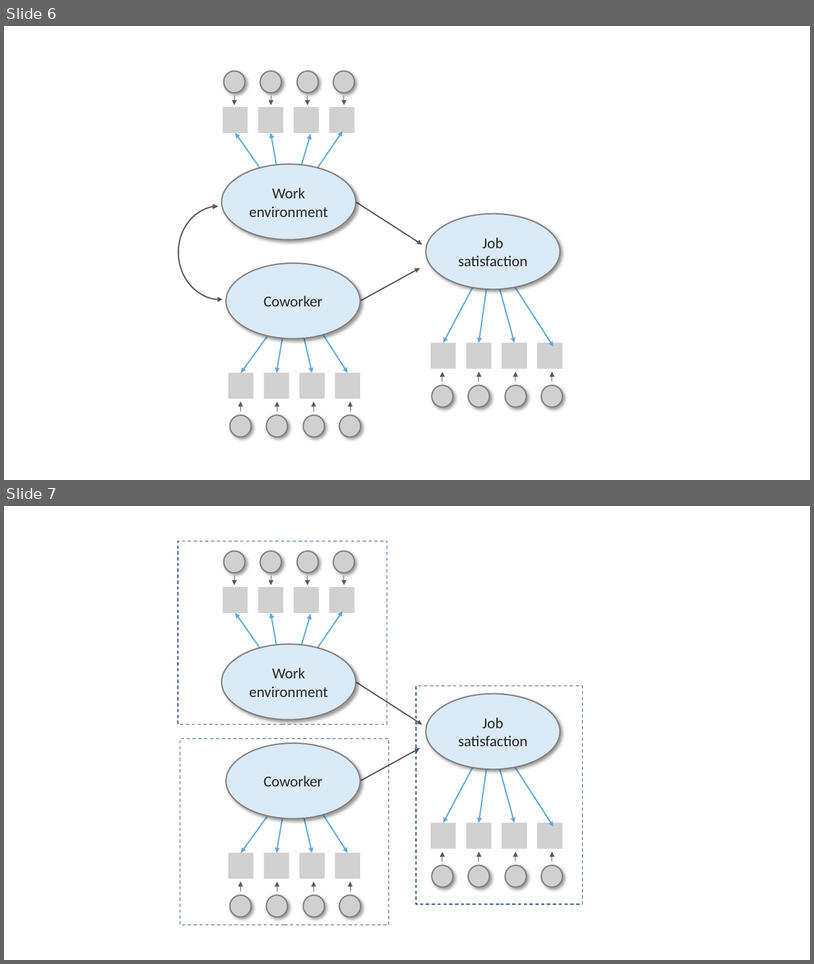
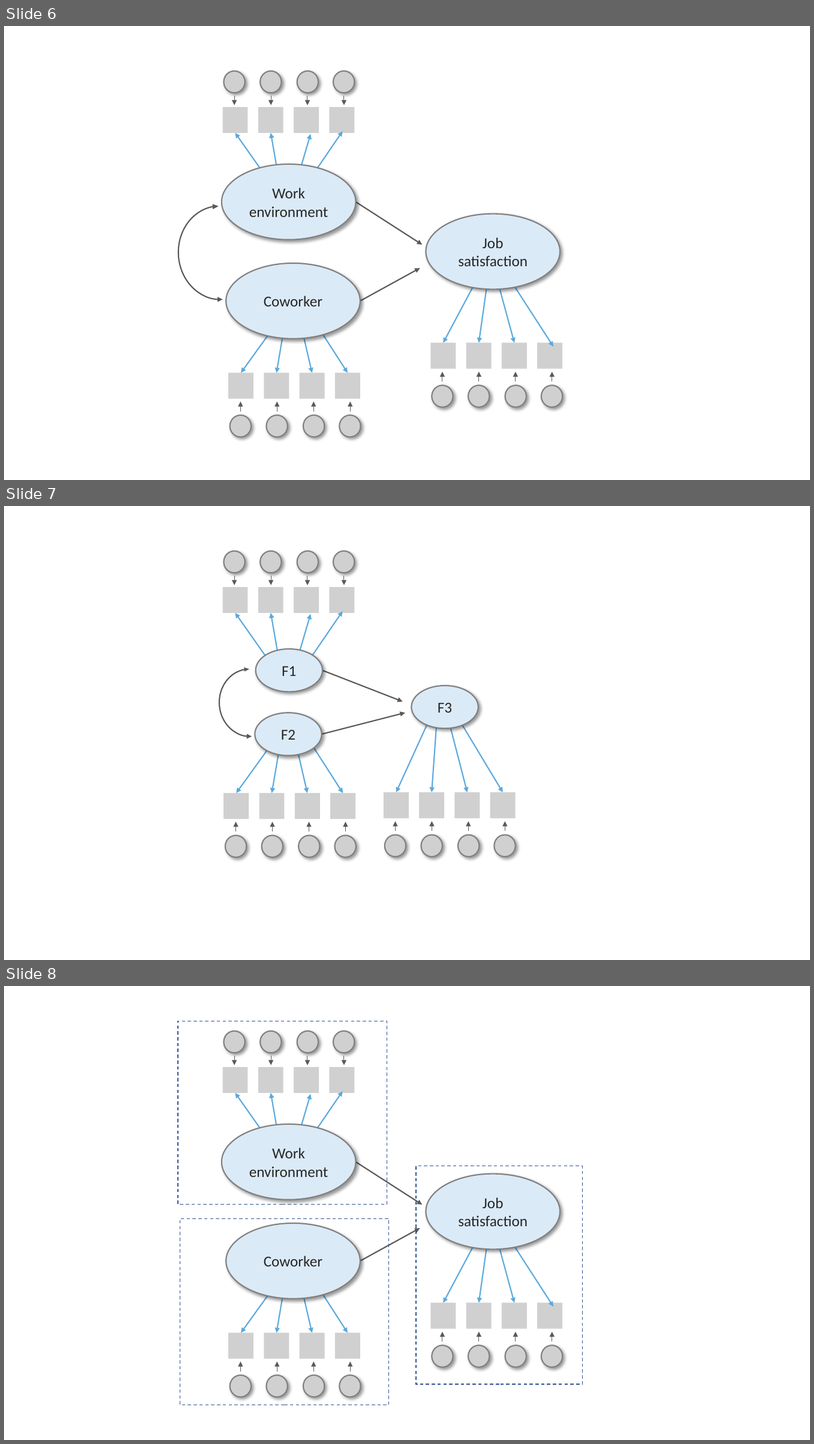
Before and after one commit to chris-allones/trainings, a slide deck: SEM_presentation/02_cfa_sem/img/slide_logos_2.pptx. Shown one above the other, each under a label of ours: slides 6 and 7 before the commit, slides 6, 7 and 8 after it. The pictures are 814x964 and 814x1444 pixels, drawn with LibreOffice and Linux fonts; fonts in the diff are those of the drawing; grey boxes stand for pictures. Boxes give left, top, right and bottom in pixels: in the first picture for what was removed or moved away, otherwise in the second. Text is boxed around its words. In the diff, an @@ line names an element or a change of style, - is before the commit and + after.

```diff
--- a/SEM_presentation/02_cfa_sem/img/slide_logos_2.pptx
+++ b/SEM_presentation/02_cfa_sem/img/slide_logos_2.pptx
@@ slide 7 added at bbox=[4, 506, 810, 960], background #FFFFFF @@
@@ group added at bbox=[218, 551, 516, 857]: 26 arrows, 24 pictures, 3 ellipses, 1 arc (boxed as its full ellipse), 1 flow chart extract @@
+F1
+F2
+F3
@@ what was slide 7 is now slide 8 @@
```
Also in this commit, not shown: 1 slide changed, 8 other slides added, 1 slide removed, 12 other files.
